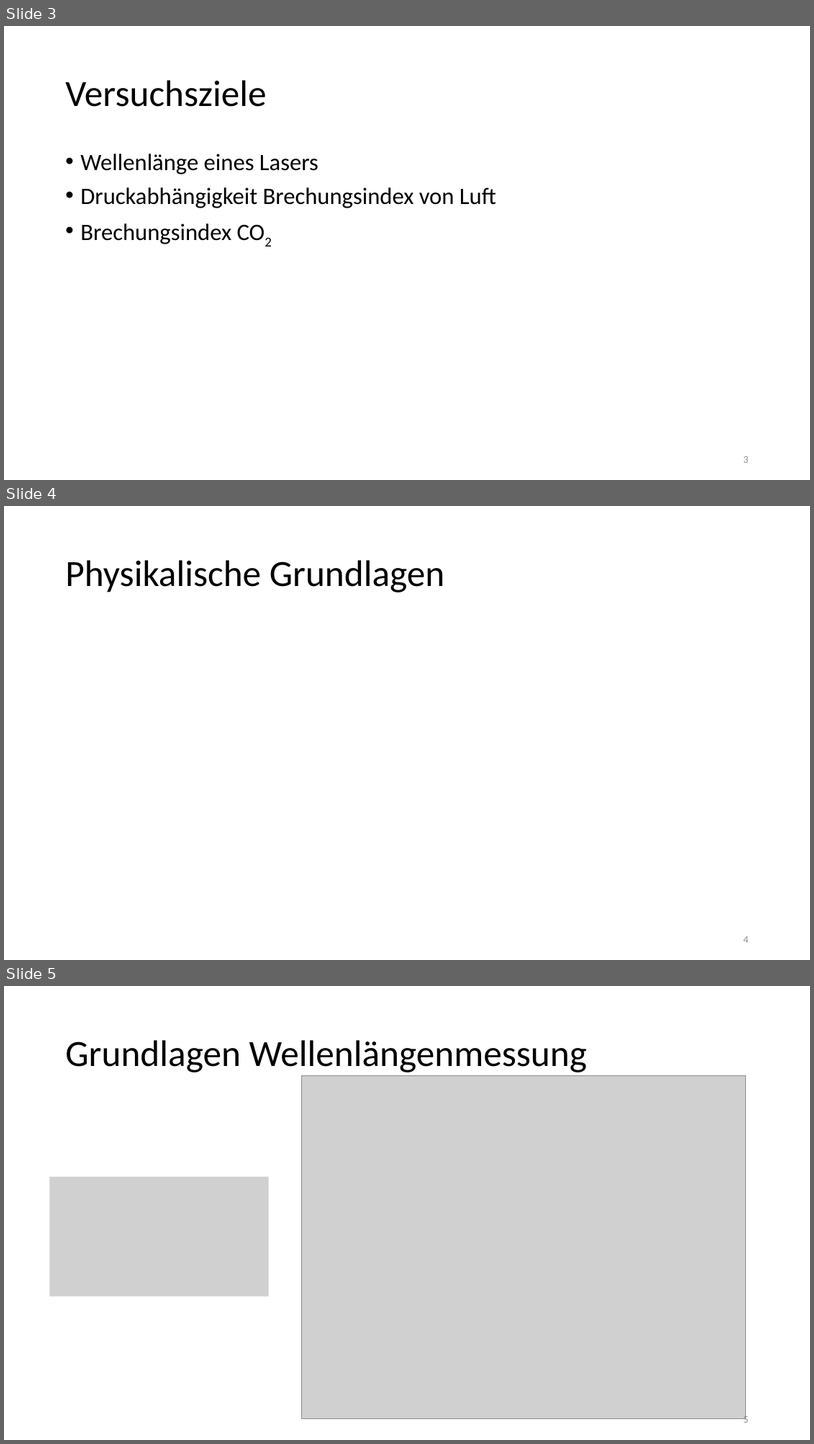
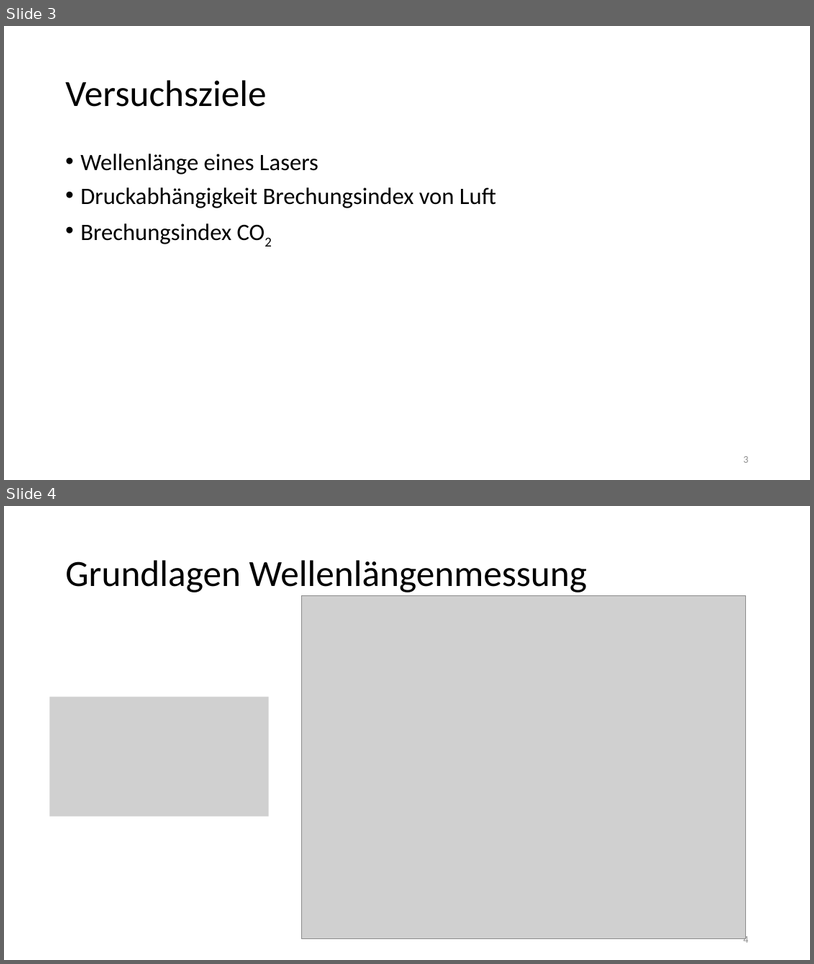
Before and after one commit to thewhitecat/grundpraktikum1, a slide deck: grundpraktikum2/Optik 2/Optik II.pptx. Shown one above the other, each under a label of ours: slides 3, 4 and 5 before the commit, slides 3 and 4 after it. The pictures are 814x1444 and 814x964 pixels, drawn with LibreOffice and Linux fonts; fonts in the diff are those of the drawing; grey boxes stand for pictures. Boxes give left, top, right and bottom in pixels: in the first picture for what was removed or moved away, otherwise in the second. Text is boxed around its words. In the diff, an @@ line names an element or a change of style, - is before the commit and + after.

```diff
--- a/grundpraktikum2/Optik 2/Optik II.pptx
+++ b/grundpraktikum2/Optik 2/Optik II.pptx
@@ slide 4 removed at (4,506,810,960), background #FFFFFF @@
@@ title removed at (65,560,445,592) @@
-Physikalische Grundlagen
@@ page number removed at (743,936,748,942) @@
-4
@@ what was slide 5 is now slide 4 @@
@@ page number at (743,934,748,942): text changed @@
-5
+4
```
Also in this commit, not shown: 3 slides changed.
